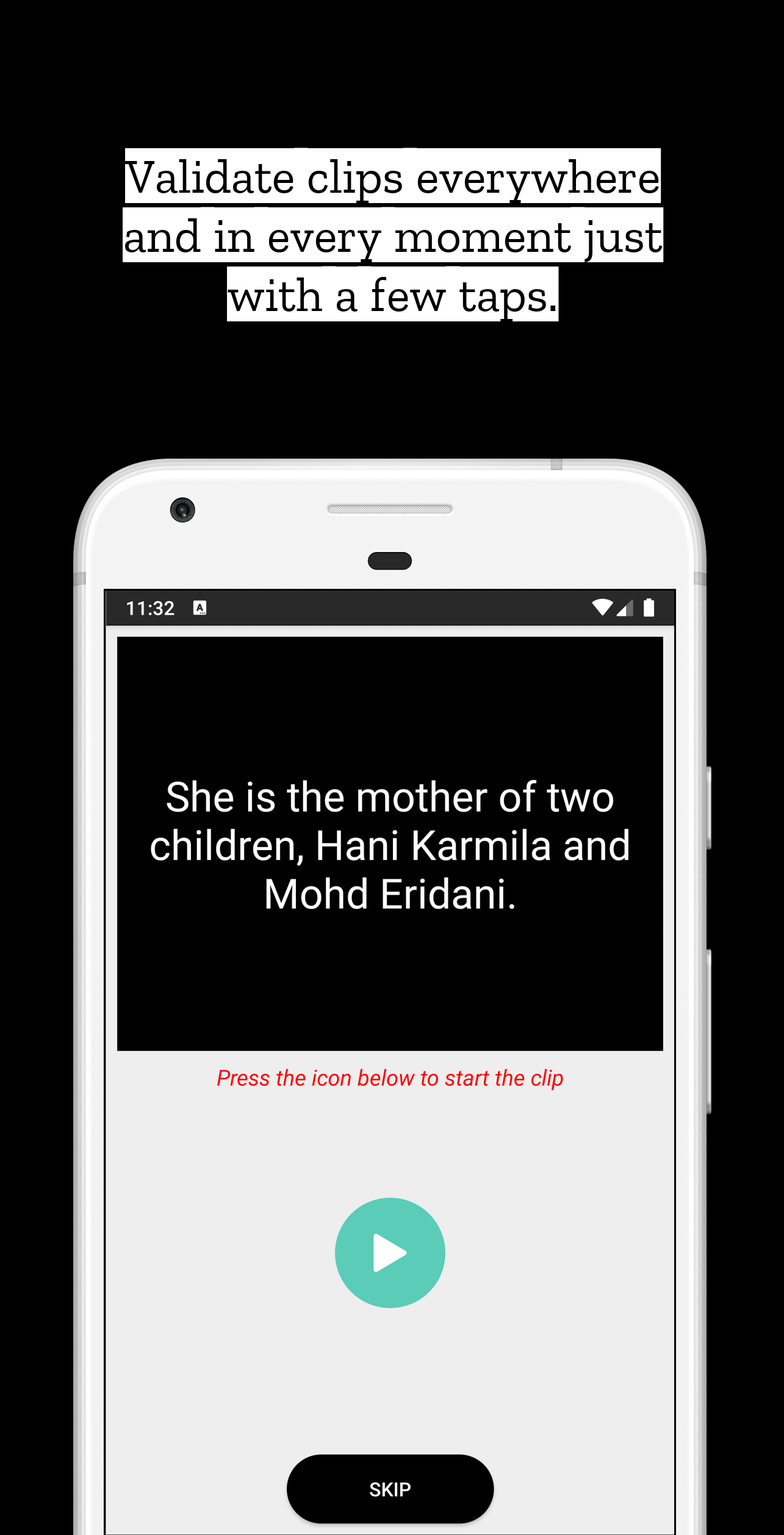
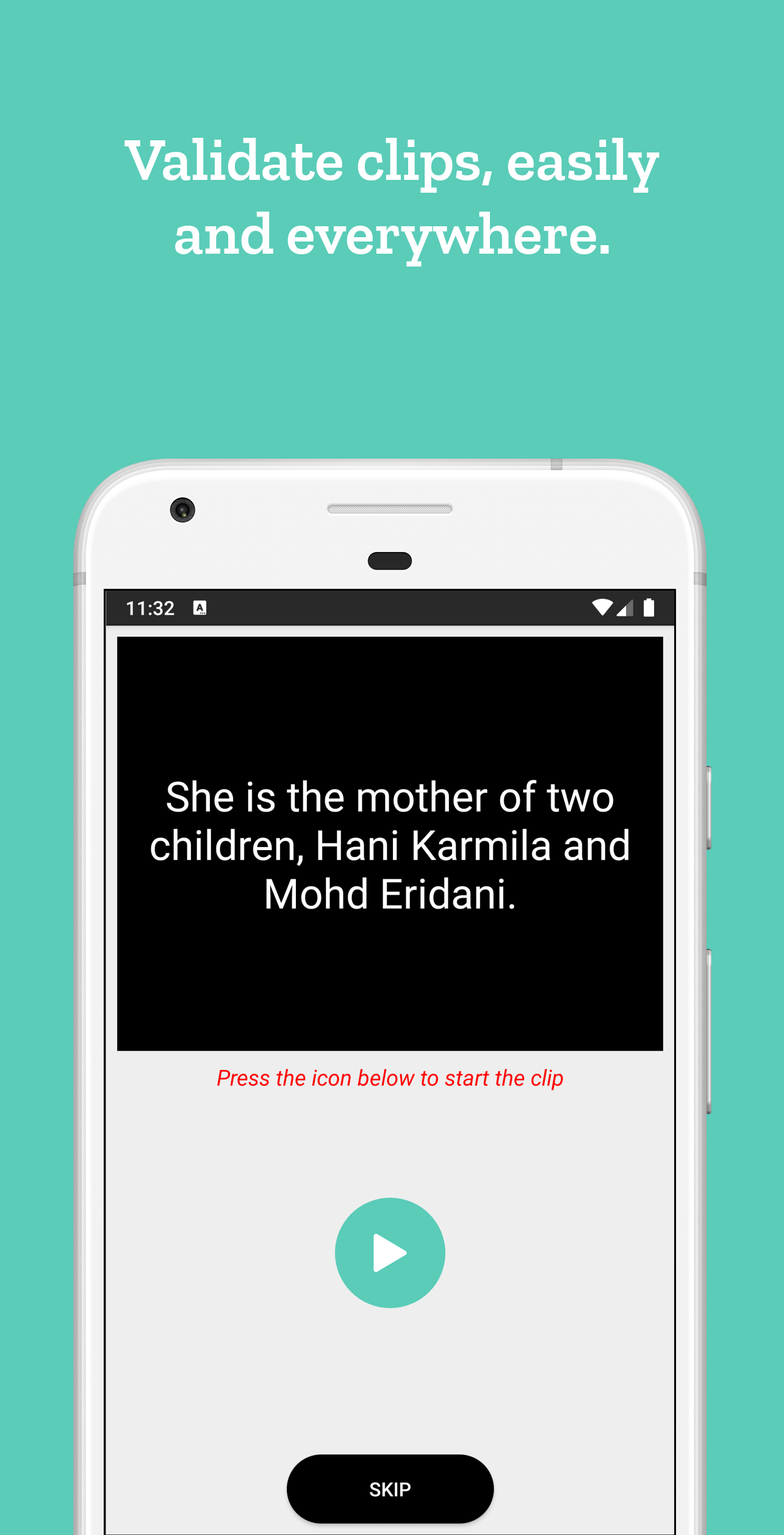
Revision of a layered w=784, h=1535 image; what changed, layer by layer:
painted on "Text" over [122, 137, 664, 322]
painted on "Background" over [0, 0, 784, 1535]
